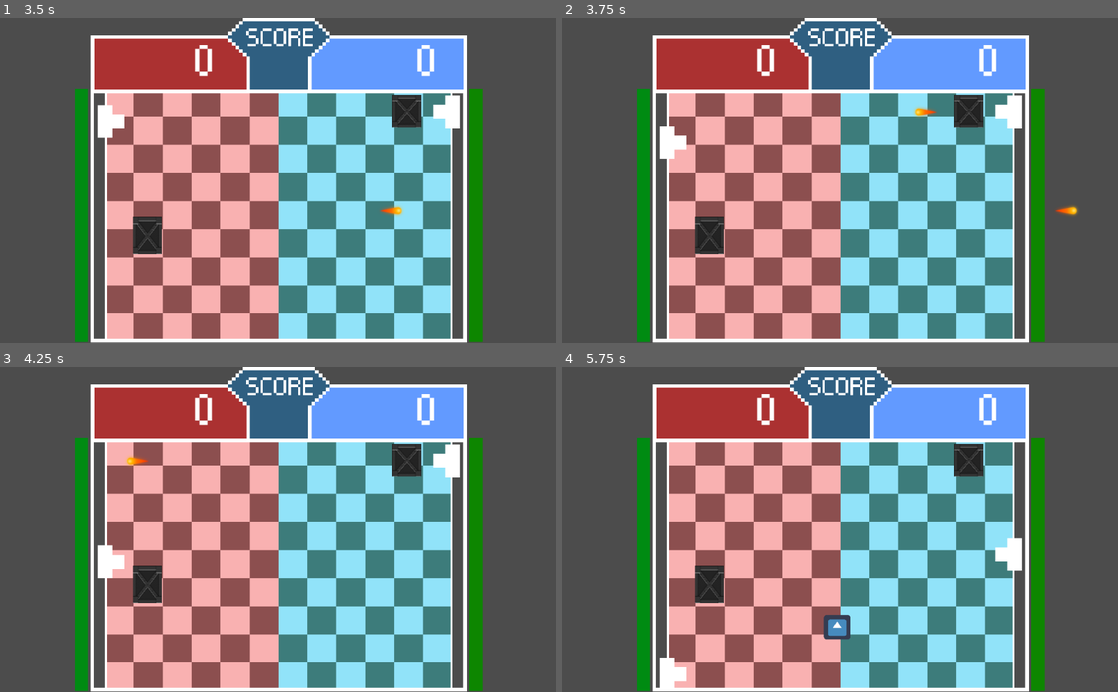
Above: before the commit, frames 1-4 (two rows, left to right).
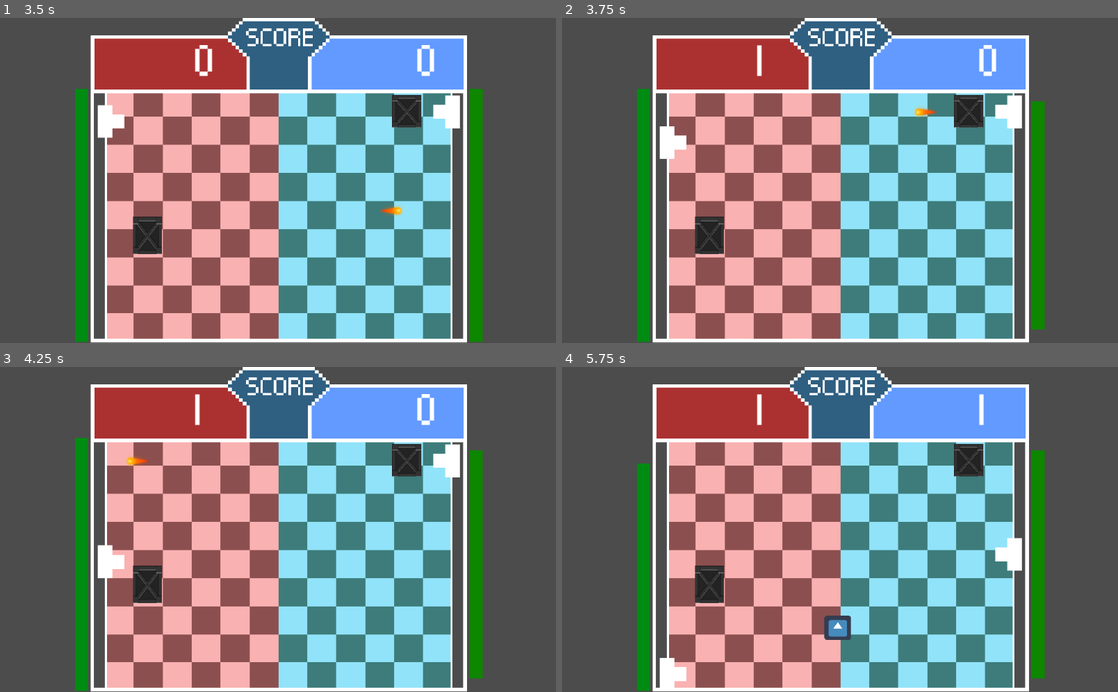
Above: after the commit, the same moments.

Repository: Raelr/dd-pong-invaders
Game: Godot game, scene res://scenes/MainMenu.tscn
Same seed, same stepped clock (60 frames per second), same inputs: the game is played once before the commit and once after it. The engine's default icon, where the game draws it, is replaced by a stand-in: a white triangle on a blue panel in a dark square.
Inputs (mouse positions are in pixels of both pictures, inside the frame that each line leads up to):
- Up to frame 1 (3.5 s): tap Enter at 0.5 s; move the mouse to (261, 206) at 0.52 s; hold W 0.53-1.28 s; click (261, 206) at 0.6 s; move the mouse to (166, 196) at 1.27 s; hold S 1.28-2.03 s; tap E (playerActive) at 1.35 s; click (166, 196) at 1.42 s; move the mouse to (333, 109) at 2.02 s; hold W from 2.03 s (still down); tap O (playerTwoActive) at 2.1 s; click (333, 109) at 2.17 s; move the mouse to (250, 245) at 2.77 s; tap F at 2.85 s; click (250, 245) at 2.92 s
- Up to frame 2 (3.75 s): move the mouse to (1006, 229) at 3.52 s; release W at 3.53 s; hold S from 3.53 s (still down); hold H from 3.53 s (still down); click (1006, 229) at 3.67 s
- Up to frame 3 (4.25 s): keep holding S; keep holding H
- Up to frame 4 (5.75 s): keep holding S; move the mouse to (673, 480) at 4.27 s; release H at 4.28 s; tap I at 4.35 s; click (673, 480) at 4.42 s; move the mouse to (867, 529) at 5.02 s; hold K from 5.03 s (still down); click (867, 529) at 5.17 s

Frame 1 is identical in both runs. In frame 2, 0.4% of the frame differs, in the area x 35-93%, y 8-100%; in frame 3, 0.3%; in frame 4, 0.7%, in the area x 13-87%, y 8-100%.
Error before the commit: Invalid call. Nonexistent function 'lower_player_health' in base 'Sprite (Player.gd)'. (res://scripts/Bullet.gd:27)

Commit message:
Added functionality for going back to main menu

Diff:
--- a/scenes/EndScene.tscn
+++ b/scenes/EndScene.tscn
@@ -15,16 +15,32 @@
 extents = Vector2( 228.19, 51.3599 )
 
 [node name="Control" type="Control"]
-margin_right = 40.0
-margin_bottom = 40.0
+margin_left = 204.262
+margin_top = 47.8336
+margin_right = 244.262
+margin_bottom = 87.8336
 script = ExtResource( 3 )
 __meta__ = {
 "_edit_use_anchors_": false
 }
 
+[node name="ColorRect" type="ColorRect" parent="."]
+anchor_top = 0.0323212
+anchor_bottom = 0.0323212
+margin_left = -259.442
+margin_top = -117.734
+margin_right = 876.558
+margin_bottom = 629.266
+mouse_filter = 2
+color = Color( 0, 0, 0, 1 )
+__meta__ = {
+"_edit_use_anchors_": false
+}
+
 [node name="Title" type="Label" parent="."]
-margin_right = 40.0
-margin_bottom = 14.0
+margin_left = -72.3967
+margin_right = 488.603
+margin_bottom = 145.0
 custom_fonts/font = SubResource( 1 )
 text = "[Player] won!"
 __meta__ = {
--- a/scenes/MainMenu.tscn
+++ b/scenes/MainMenu.tscn
@@ -1,8 +1,9 @@
-[gd_scene load_steps=5 format=2]
+[gd_scene load_steps=6 format=2]
 
 [ext_resource path="res://fonts/VPPixel-Simplified.otf" type="DynamicFontData" id=1]
 [ext_resource path="res://scenes/Button.tscn" type="PackedScene" id=2]
 [ext_resource path="res://scripts/MainMenu.gd" type="Script" id=3]
+[ext_resource path="res://scenes/EndScene.tscn" type="PackedScene" id=4]
 
 [sub_resource type="DynamicFont" id=1]
 size = 100
@@ -56,3 +57,10 @@
 update = true
 normal_color = Color( 1, 1, 1, 1 )
 hover_color = Color( 0.52549, 0.52549, 0.52549, 1 )
+
+[node name="EndScreen" parent="." instance=ExtResource( 4 )]
+visible = false
+margin_left = 240.076
+margin_top = 46.4173
+margin_right = 280.076
+margin_bottom = 86.4173
--- a/scripts/Bullet.gd
+++ b/scripts/Bullet.gd
@@ -24,19 +24,19 @@
 	if (player == "playerOne"):
 		if (position.x > 830):
 			print("Player 1 scored")
-			if (get_parent().get_child(2).lower_player_health(10, false) == 0):
+			if (get_parent().get_child(0).lower_player_health(10, false) == 0):
 				get_parent().game_over("Player One")
 
 
 			self.queue_free()
-			get_parent().get_child(2).adjust(1,true)
+			get_parent().get_child(0).adjust(1,true)
 	else:
 		if (position.x < 200):
 			print("Player 2 scored")
-			if (get_parent().get_child(2).lower_player_health(10, true) == 0):
+			if (get_parent().get_child(0).lower_player_health(10, true) == 0):
 				get_parent().game_over("Player Two")
 			self.queue_free()
-			get_parent().get_child(2).adjust(1,false)
+			get_parent().get_child(0).adjust(1,false)
 
 func _on_Bullet_body_enter(body):
 	print("yes")
--- a/scripts/EndScene.gd
+++ b/scripts/EndScene.gd
@@ -4,9 +4,24 @@
 	$Replay.connect("on_press", self, "reset_game")
 	$Menu.connect("on_press", self, "go_to_main")
 	$Quit.connect("on_press", self, "exit_game")
+	set_visible(false)
+
+func set_visible(status: bool) -> void:
+	visible = status
+	$Replay.monitoring = status
+	$Menu.monitoring = status
+	$Quit.monitoring = status
+
+func display_quit_menu(player : String):
+	set_visible(true)
+	get_parent().get_node("Main").queue_free()
+	$Title.text = player + " won!"
 
 func go_to_main():
-	pass
+	set_visible(false)
+	get_parent().visible = true
+	get_parent().reactivate_menu()
+
 
 func reset_game():
 	pass
--- a/scripts/GameManager.gd
+++ b/scripts/GameManager.gd
@@ -54,5 +54,4 @@
 	$PowerupSpawner.is_paused = is_active
 
 func game_over(playerWon):
-	print(playerWon)
-	pass
+	get_parent().player_won(playerWon)
--- a/scripts/MainMenu.gd
+++ b/scripts/MainMenu.gd
@@ -1,8 +1,6 @@
 extends Control
 
 signal on_start
-
-
 
 func _ready():
 	$PlayButton.connect("on_press", self, "start_game")
@@ -20,6 +18,16 @@
 	add_child(game)
 	game.start()
 
+func reactivate_menu():
+	$ColorRect.visible = true
+	$Title.visible = true
+	$PlayButton.visible = true
+	$PlayButton.monitoring = true
+	$PlayButton.monitoring = true
+	$QuitButton.visible = true
 
 func exit_game():
 	get_tree().quit()
+
+func player_won(player : String):
+	$EndScreen.display_quit_menu(player)
--- a/scripts/Powerup.gd
+++ b/scripts/Powerup.gd
@@ -20,6 +20,6 @@
 func _on_Powerup_area_entered(area):
 	# Do stuff
 	if area.isBullet():
-		get_parent().get_child(0).get_node("Main/PlayerOne" if area.player == "playerOne" else "Main/PlayerTwo").activatePowerup(powerup_type, area.getBulletOwner())
+		get_parent().get_node("PlayerOne" if area.player == "playerOne" else "PlayerTwo").activatePowerup(powerup_type, area.getBulletOwner())
 		area.queue_free()
 		queue_free()
--- a/scripts/PowerupSpawner.gd
+++ b/scripts/PowerupSpawner.gd
@@ -33,7 +33,7 @@
 	V2.y = rand2 + 300 - 150
 
 	var powerup = Powerup_Scene.instance()
-	get_tree().get_root().add_child(powerup)
+	get_parent().add_child(powerup)
 
 	var rng = RandomNumberGenerator.new()
 	rng.randomize()
